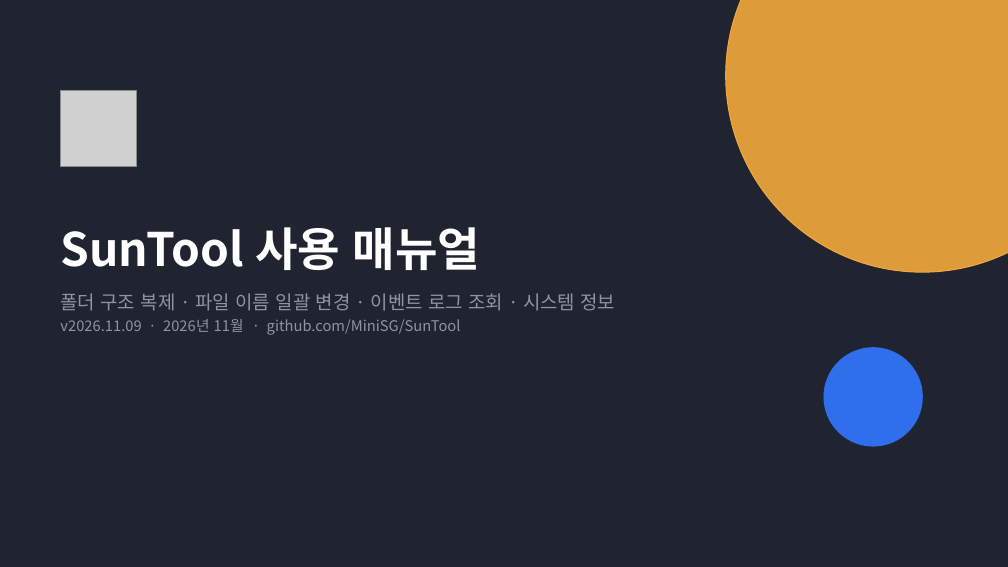
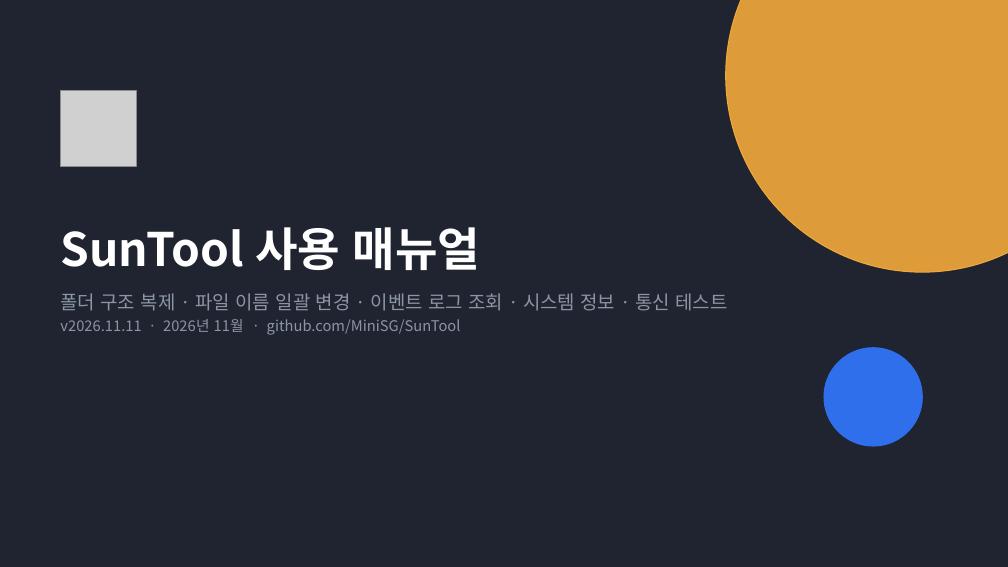
Before and after one commit to MiniSG/SunTool, a slide deck: slide 1 of docs/SunTool_사용매뉴얼.pptx. Drawn at 1008x567 pixels with LibreOffice and Linux fonts; fonts in the diff are those of the drawing; grey boxes stand for pictures. Boxes give left, top, right and bottom in pixels: in the first picture for what was removed or moved away, otherwise in the second. Text is boxed around its words. In the diff, an @@ line names an element or a change of style, - is before the commit and + after.

```diff
--- a/docs/SunTool_사용매뉴얼.pptx
+++ b/docs/SunTool_사용매뉴얼.pptx
@@ text at (60,293,727,335): text changed @@
-폴더 구조 복제 · 파일 이름 일괄 변경 · 이벤트 로그 조회 · 시스템 정보
-v2026.11.09 · 2026년 11월 · github.com/MiniSG/SunTool
+폴더 구조 복제 · 파일 이름 일괄 변경 · 이벤트 로그 조회 · 시스템 정보 · 통신 테스트
+v2026.11.11 · 2026년 11월 · github.com/MiniSG/SunTool
```
Also in this commit, not shown: 11 other slides changed, 3 slides added, 29 other files.
